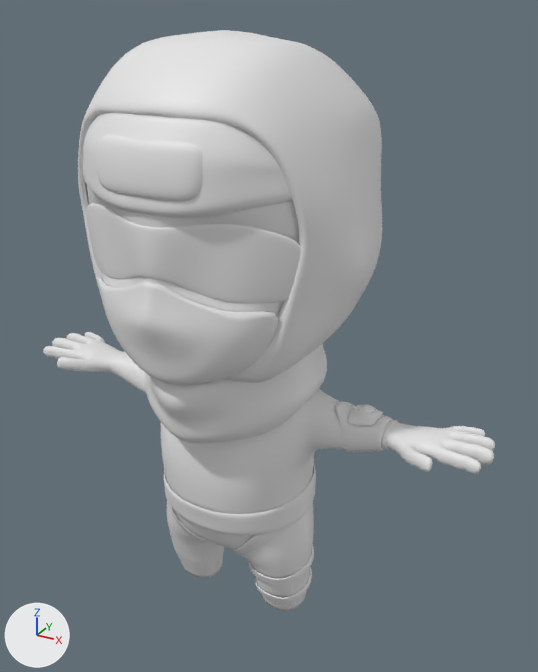
The Blender file Assets/Character/Player_Improved.blend: old version first, new version second.
Rendered twice from a camera (50 mm lens) standing at (5.52, -9.14, 9.73) and looking at (0.34, 0.28, 5.02). Arrows for +X, +Y and +Z are at lower left; the lights stay in place.
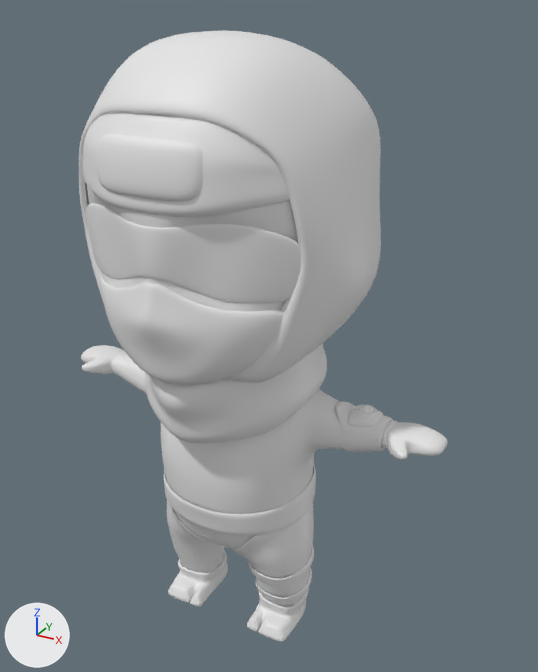
Boxes (x1, y1, x2, y2) around the edits, measured in the pictures (538 x 672 px):
'Plane.001', reshaped: before (78, 30, 382, 383); after (79, 30, 381, 383)
'Plane.005', reshaped, modifiers changed: before (97, 277, 278, 385); after (100, 274, 283, 385)
'Plane', reshaped: before (43, 186, 495, 474); after (87, 186, 298, 312)
'Cube.001', added: after (168, 550, 309, 640)
'Plane.013', added: after (81, 345, 448, 460)
'Cube', added: after (168, 576, 306, 642)
part 1 of me_plane_005, built on: before (97, 277, 278, 366); after (100, 274, 283, 383)
part 2 of me_plane_001, cut back: before (78, 30, 382, 330); after (79, 30, 381, 330)
part 3 of me_plane, deleted: before (43, 332, 495, 474)

Diff of the bpy script that builds the scene:
```diff
--- a/Assets/Character/Player_Improved.blend.py
+++ b/Assets/Character/Player_Improved.blend.py
@@ me_plane_005 @@
 # used by ob_plane_005; location = (0.0, 0.0, 0.0); rotation_euler = (1.571, 0.0, 0.0), in degrees (90, 0, 0)
-me_plane_005.from_pydata(...)  # 43 vertices, 33 faces; spans x 0.0..1.5, y 4.97..6.61, z 1.05..2.39
+me_plane_005.from_pydata(...)  # 95 vertices, 86 faces; spans x -1.69..1.67, y 4.97..6.61, z 1.04..2.39
+# me_plane_005 part 1
+# 2 vertices are removed from x 1.43..1.5, y 6.0..6.32, z 1.5..1.52
+# 2 faces are deleted
+# 54 vertices are added at x -1.69..1.67, y 5.02..6.61, z 1.04..2.28
+# 55 new faces join them
@@ me_plane_001 @@
 # used by ob_plane_001; location = (0.0, 0.0, 0.0); rotation_euler = (1.571, 0.0, 0.0), in degrees (90, 0, 0)
-me_plane_001.from_pydata(...)  # 283 vertices, 262 faces; spans x -2.23..2.22, y 4.89..9.57, z -2.43..2.03
+me_plane_001.from_pydata(...)  # 196 vertices, 180 faces; spans x -2.23..2.22, y 4.89..9.57, z -2.53..2.03
+# me_plane_001 part 2
+# 143 vertices are removed from x -2.15..2.1, y 5.27..9.5, z -2.43..1.98
+# 176 faces are deleted
+# 68 vertices move from x -2.23..2.22, y 5.26..7.36, z -1.75..1.47 to x -2.23..2.22, y 5.15..8.18, z -2.14..1.44
+# 56 vertices are added at x -1.95..2.01, y 5.24..9.47, z -2.53..1.92
+# 94 new faces join them
@@ me_plane @@
 # used by ob_plane; location = (0.0, 0.0, 0.0); rotation_euler = (1.571, 0.0, 0.0), in degrees (90, 0, 0)
-me_plane.from_pydata(...)  # 780 vertices, 756 faces; spans x 0.0..4.03, y 0.3..9.34, z -1.88..2.36
+me_plane.from_pydata(...)  # 176 vertices, 153 faces; spans x 0.0..1.87, y 4.76..9.34, z -1.88..2.36
+# me_plane part 3: 604 vertices removed from x 0.0..4.03, y 0.3..4.68, z -1.04..1.29
@@ ob_plane_005 @@
 ob_plane_005.rotation_euler = (1.571, 0.0, 0.0)  # degrees (90, 0, 0)
-_m = ob_plane_005.modifiers.new('Mirror', 'MIRROR')
-_m.use_clip = True
 _m = ob_plane_005.modifiers.new('Subsurf', 'SUBSURF')
-_m = ob_plane_005.modifiers.new('Solidify', 'SOLIDIFY')
-_m.thickness = 0.05
-_m.nonmanifold_thickness_mode = 'FIXED'
-_m.nonmanifold_merge_threshold = 0.0003
@@ ob_plane_013 @@
+ob_plane_013 = bpy.data.objects.new('Plane.013', me_plane_020)  # 72 vertices, 67 faces; spans x 2.435..3.338, y 3.809..4.198, z -0.432..0.564; modifiers MIRROR, SUBSURF
+ob_plane_013.location = (0.0, 0.0, 0.0)
+ob_plane_013.rotation_euler = (1.571, 0.0, 0.0)  # degrees (90, 0, 0)
@@ ob_cube @@
+ob_cube = bpy.data.objects.new('Cube', me_cube)  # 294 vertices, 268 faces; spans x -1.22..1.22, y -0.82..0.4, z 0.0..0.04; modifiers SUBSURF
+ob_cube.location = (0.0, 0.0, 0.0)
@@ ob_cube_001 @@
+ob_cube_001 = bpy.data.objects.new('Cube.001', me_cube_001)  # 175 vertices, 160 faces; spans x 0.415..1.285, y -0.831..0.435, z 0.04..0.461; modifiers MIRROR, SUBSURF
+ob_cube_001.location = (0.0, 0.0, 0.0)
```
